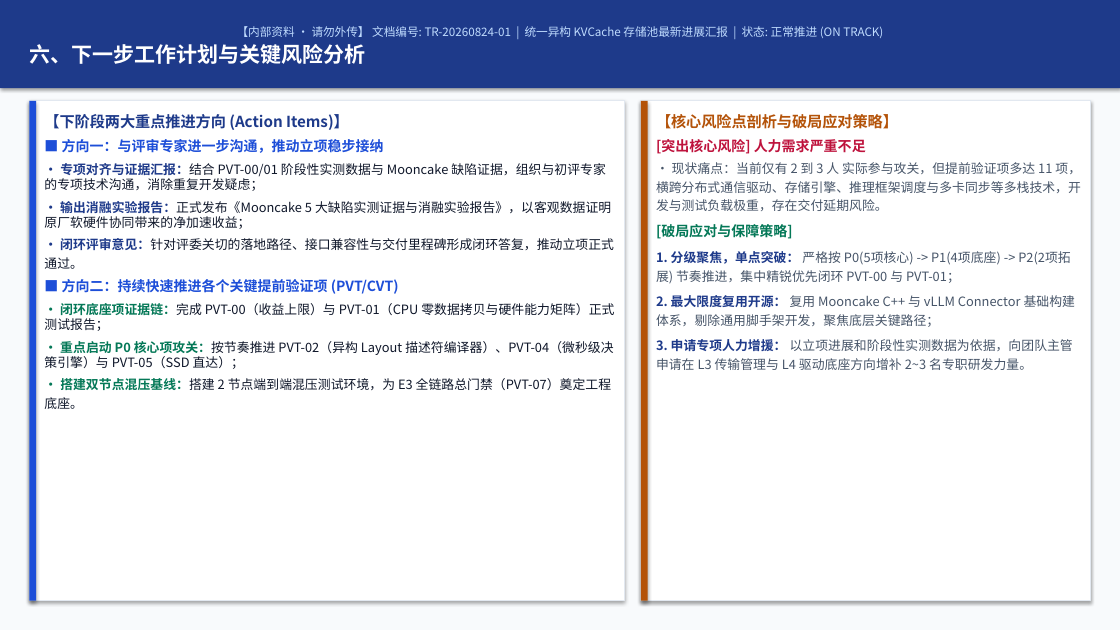
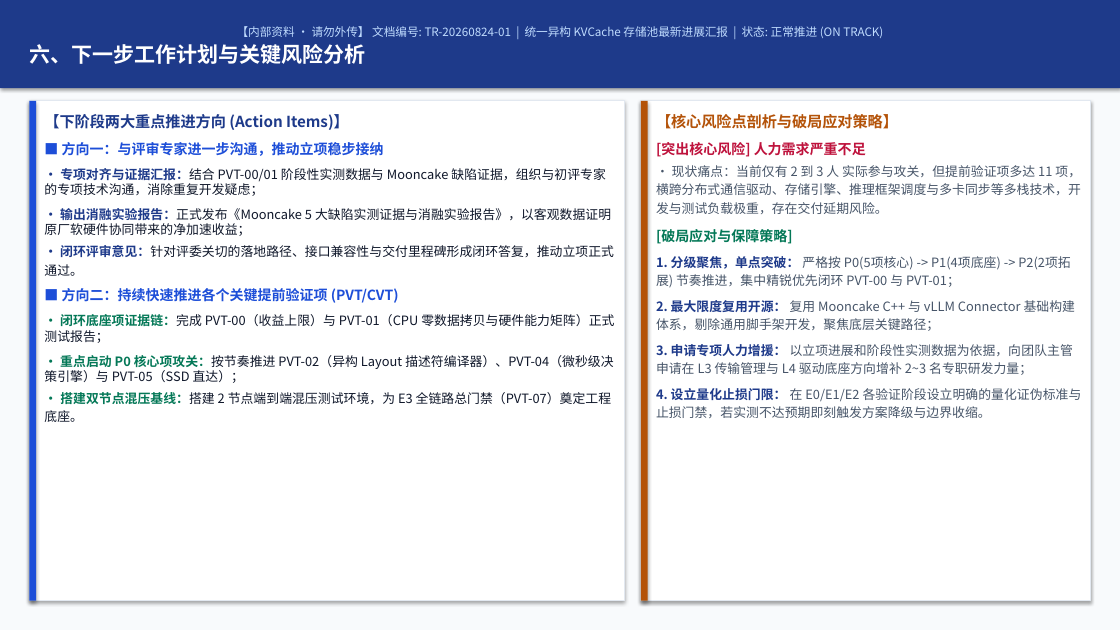
Before and after one commit to stonetree/reports, a slide deck: slide 6 of kvcache/unified_kv_memory/进度汇报/统一异构KVCache存储池进展汇报_20260824_v0.pptx. Drawn at 1120x630 pixels with LibreOffice and Linux fonts; fonts in the diff are those of the drawing. Boxes give left, top, right and bottom in pixels: in the first picture for what was removed or moved away, otherwise in the second. Text is boxed around its words. In the diff, an @@ line names an element or a change of style, - is before the commit and + after.

```diff
--- a/kvcache/unified_kv_memory/进度汇报/统一异构KVCache存储池进展汇报_20260824_v0.pptx
+++ b/kvcache/unified_kv_memory/进度汇报/统一异构KVCache存储池进展汇报_20260824_v0.pptx
@@ text at (62, 142, 399, 303): more space between paragraphs @@
@@ text at (656, 142, 866, 244): more space between paragraphs @@
@@ text at (656, 344, 1082, 418): text changed @@
-3. 申请专项人力增援： 以立项进展和阶段性实测数据为依据，向团队主管申请在 L3 传输管理与 L4 驱动底座方向增补 2~3 名专职研发力量。
+3. 申请专项人力增援： 以立项进展和阶段性实测数据为依据，向团队主管申请在 L3 传输管理与 L4 驱动底座方向增补 2~3 名专职研发力量；
+4. 设立量化止损门限： 在 E0/E1/E2 各验证阶段设立明确的量化证伪标准与止损门禁，若实测不达预期即刻触发方案降级与边界收缩。
```
Also in this commit, not shown: 4 other slides changed.
